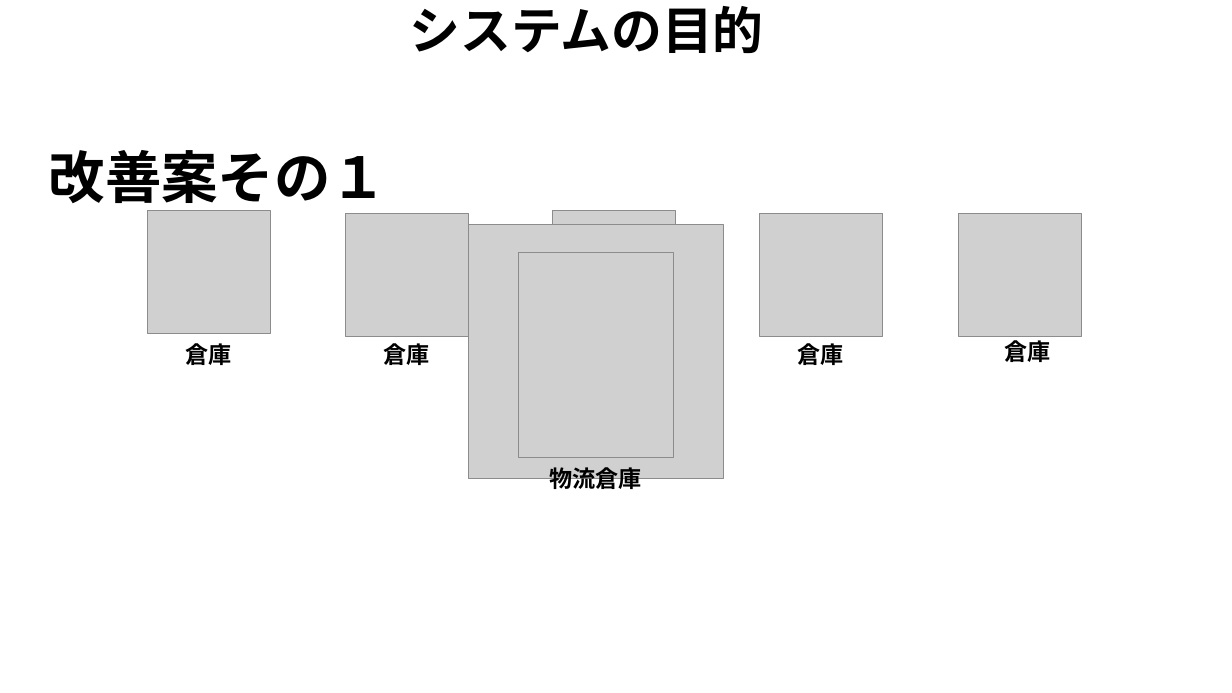
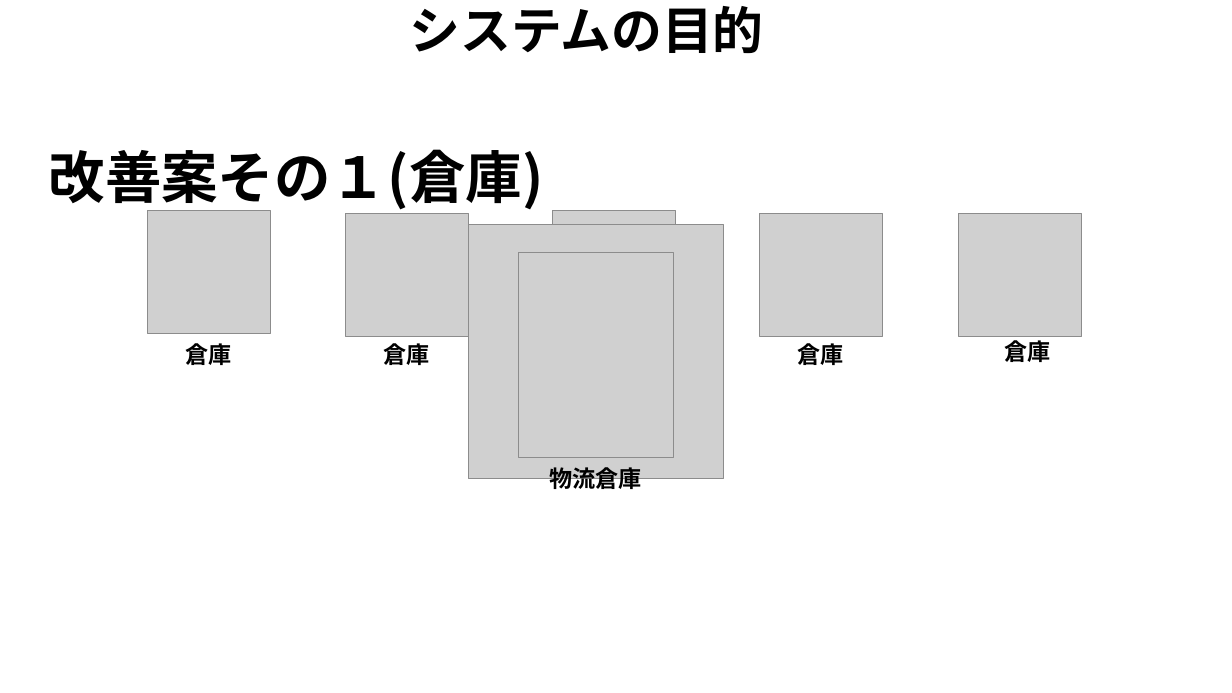
Before and after one commit to Yamanin3/system-devel, a slide deck: slide 5 of 企画発表プレゼンテーション.pptx. Drawn at 1232x693 pixels with LibreOffice and Linux fonts; fonts in the diff are those of the drawing; grey boxes stand for pictures; background and template pictures are left out. Boxes give left, top, right and bottom in pixels: in the first picture for what was removed or moved away, otherwise in the second. Text is boxed around its words. In the diff, an @@ line names an element or a change of style, - is before the commit and + after.

```diff
--- a/企画発表プレゼンテーション.pptx
+++ b/企画発表プレゼンテーション.pptx
@@ text at (x1=49, y1=149, x2=544, y2=213): text changed @@
-改善案その１
+改善案その１(倉庫)
```
Also in this commit, not shown: 3 other slides changed.
